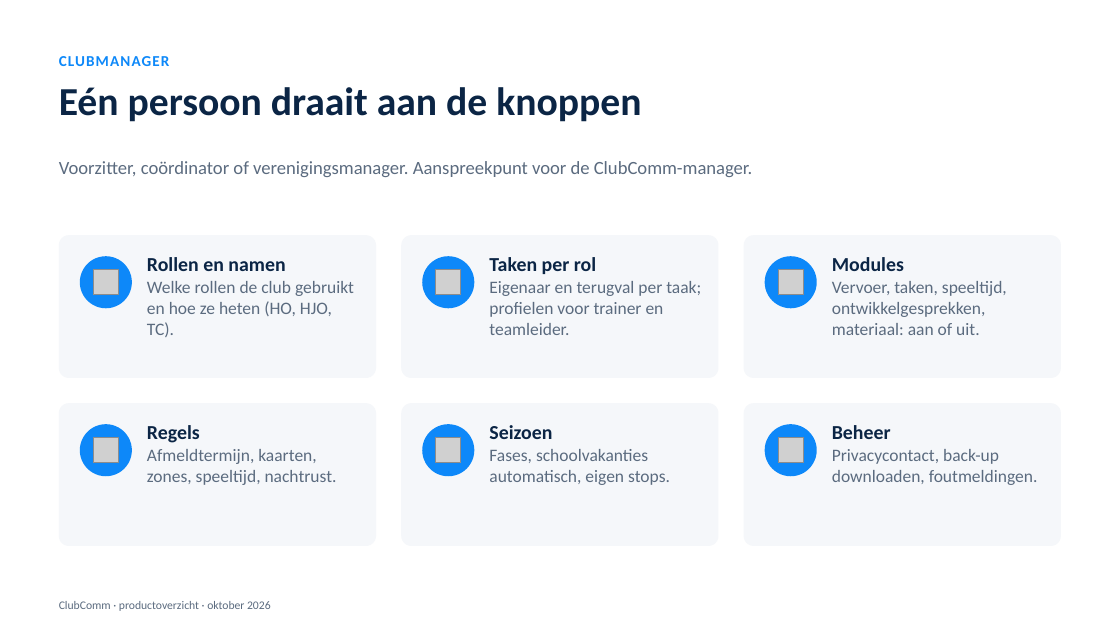
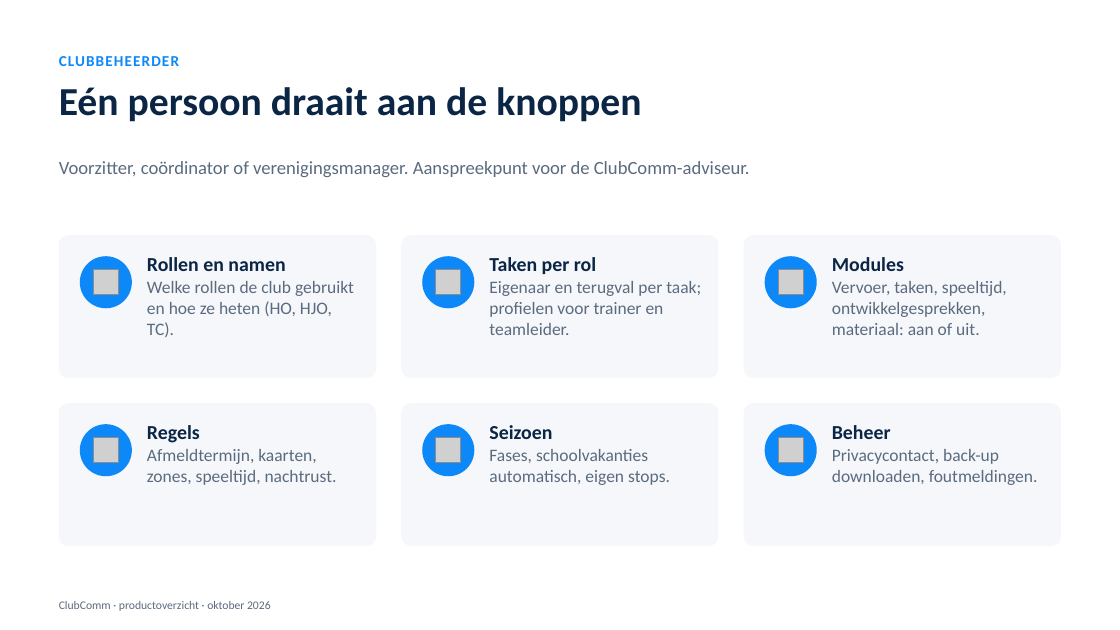
Before and after one commit to sofianabayahya/Clubcomm, a slide deck: slide 10 of docs/presentaties/ClubComm-productoverzicht.pptx. Drawn at 1120x630 pixels with LibreOffice and Linux fonts; fonts in the diff are those of the drawing; grey boxes stand for pictures. Boxes give left, top, right and bottom in pixels: in the first picture for what was removed or moved away, otherwise in the second. Text is boxed around its words. In the diff, an @@ line names an element or a change of style, - is before the commit and + after.

```diff
--- a/docs/presentaties/ClubComm-productoverzicht.pptx
+++ b/docs/presentaties/ClubComm-productoverzicht.pptx
@@ text at bbox=[59, 56, 179, 66]: text changed @@
-CLUBMANAGER
+CLUBBEHEERDER
@@ text at bbox=[59, 161, 750, 177]: text changed @@
-Voorzitter, coördinator of verenigingsmanager. Aanspreekpunt voor de ClubComm-manager.
+Voorzitter, coördinator of verenigingsmanager. Aanspreekpunt voor de ClubComm-adviseur.
```
Also in this commit, not shown: 4 other slides changed, 9 other files.
